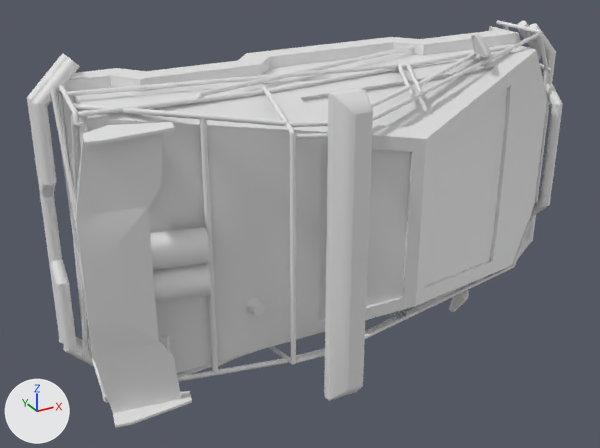
A saved change to the glTF model public/models/car/default/chassis.glb.
Rendered twice from a 50 mm lens placed at (-1.53, -3.15, 1.16), pointed at (-0.23, -0.79, -0.02). Lighting does not change. The marker at lower left points along +X, +Y and +Z. The picture after the commit comes second. Where no turn or scale is listed for an object, it has been applied to the vertices.

Names of what the first picture shows: 'shadeBlack.001', 'shadeBlack.002', 'shadeBlack.004', 'shadeBlack.005', 'shadeBlack.006', 'shadeBlack.014', 'shadeBlack.027', 'shadeBlack.029', 'shadeBlack.051', 'shadeBlack.055', 'shadeelevator', 'shadeelevator.004' and 35 more.
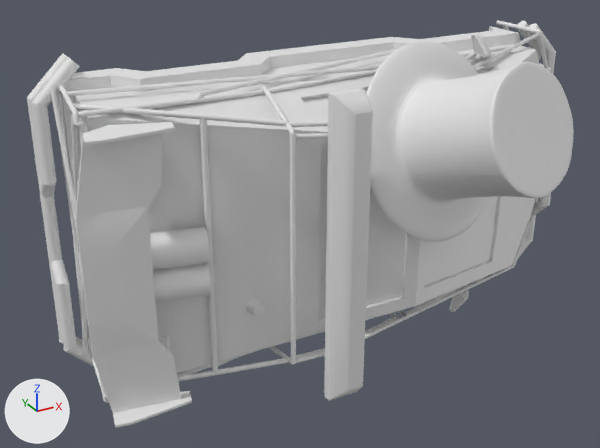
Pixel boxes (x1, y1, x2, y2) of what changed, in the pictures (600 x 448 px):
'shadeMixature.001', added: after (367, 41, 574, 242)
'shadeBlack.001', unchanged, covered by the edit: before (303, 70, 507, 319); after (303, 70, 497, 319)

The change in detail:
Mesh me_ohat is new.
It has 10502 vertices, 21000 faces and spans x -0.374..0.296, y -0.277..0.312, z -0.384..0.265.
Object 'shadeMixature.001' (ob_shademixature_001) is new; it shows me_ohat.
Its location is (0.218, -1.167, 0.34).
